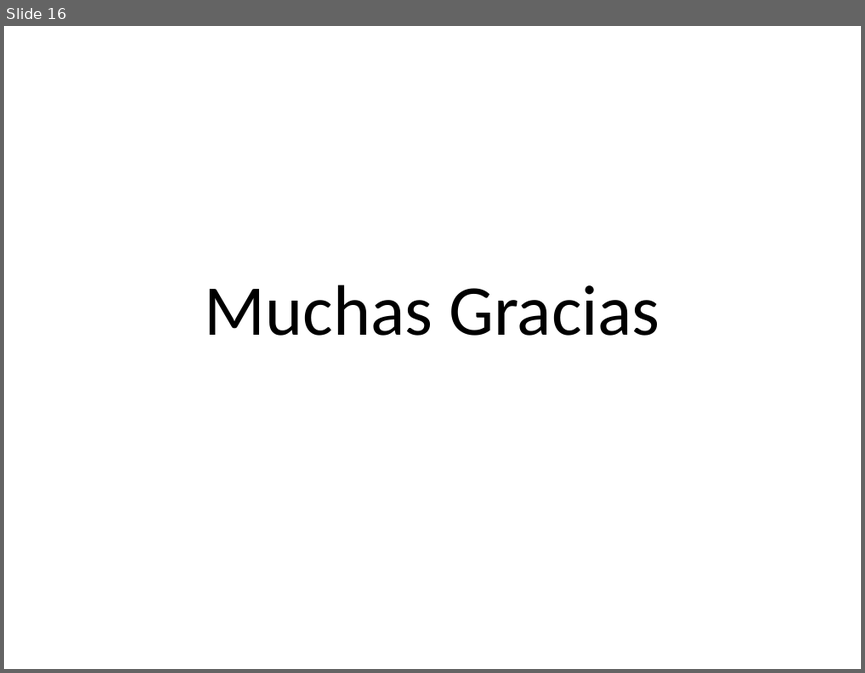
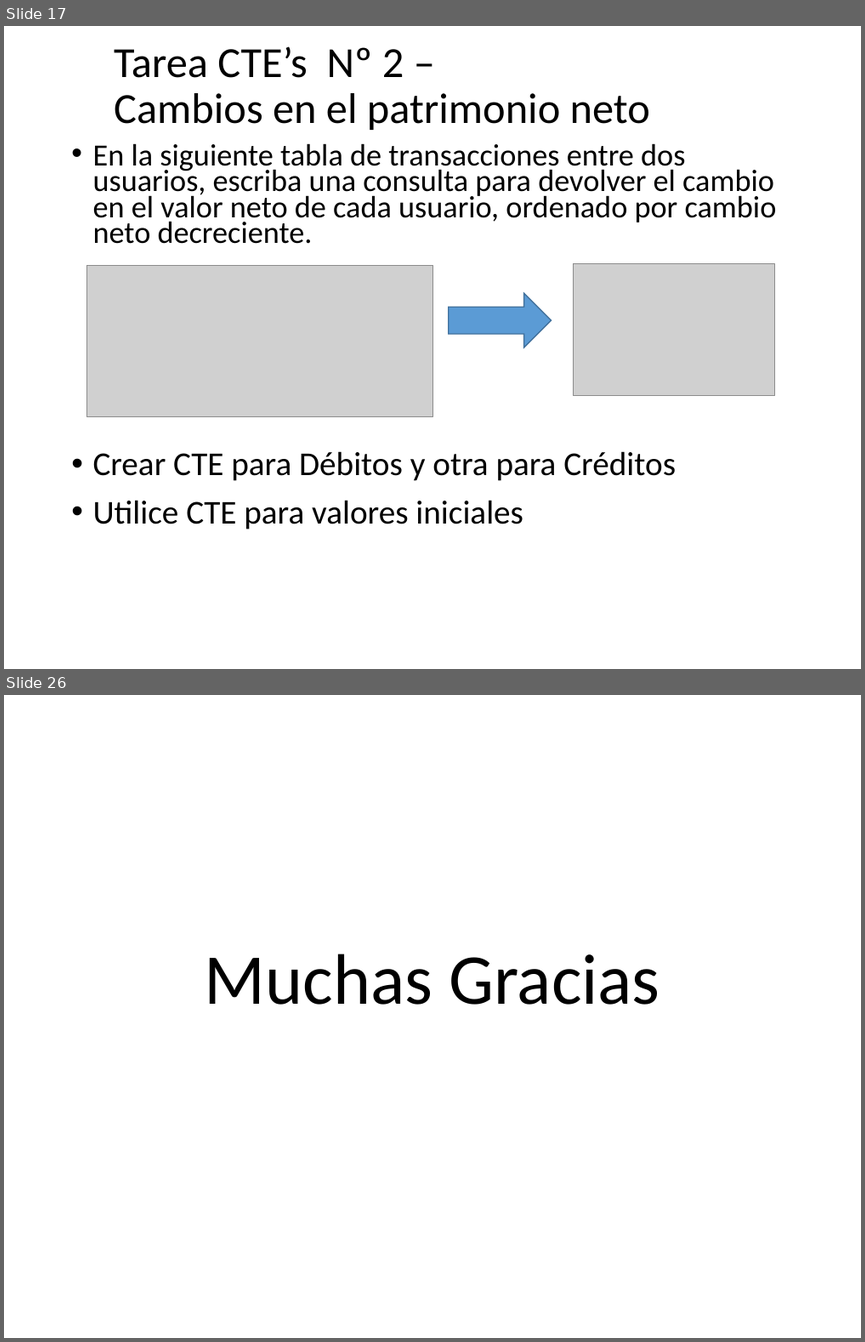
Before and after one commit to debsdaniel/expertodba2021, a slide deck: Presentaciones/Semana 7 - CTE.pptx. Shown one above the other, each under a label of ours: slide 16 before the commit, slides 17 and 26 after it; the slides between them are not shown. The pictures are 865x673 and 865x1342 pixels, drawn with LibreOffice and Linux fonts; fonts in the diff are those of the drawing; grey boxes stand for pictures; background and template pictures are left out. Boxes give left, top, right and bottom in pixels: in the first picture for what was removed or moved away, otherwise in the second. Text is boxed around its words. In the diff, an @@ line names an element or a change of style, - is before the commit and + after.

```diff
--- a/Presentaciones/Semana 7 - CTE.pptx
+++ b/Presentaciones/Semana 7 - CTE.pptx
@@ slide 17 added at [4, 26, 861, 669], background picture (left out) @@
@@ title added at [114, 46, 650, 130], 36 pt, text #000000 @@
+Tarea CTE’s Nº 2 –
+Cambios en el patrimonio neto
@@ text added at [93, 143, 777, 244], 25.9 pt, text #000000 @@
+• En la siguiente tabla de transacciones entre dos usuarios, escriba una consulta para devolver el cambio en el valor neto de cada usuario, ordenado por cambio neto decreciente.
@@ picture added at [86, 265, 432, 417] @@
@@ picture added at [574, 264, 774, 396] @@
@@ right arrow added at [449, 293, 551, 347], fill #5B9BD5, outline #43739E 1 pt @@
@@ text added at [93, 451, 676, 529], 28 pt, text #000000 @@
+• Crear CTE para Débitos y otra para Créditos
+• Utilice CTE para valores iniciales
@@ what was slide 16 is now slide 26 @@
```
Also in this commit, not shown: 9 other slides added.
